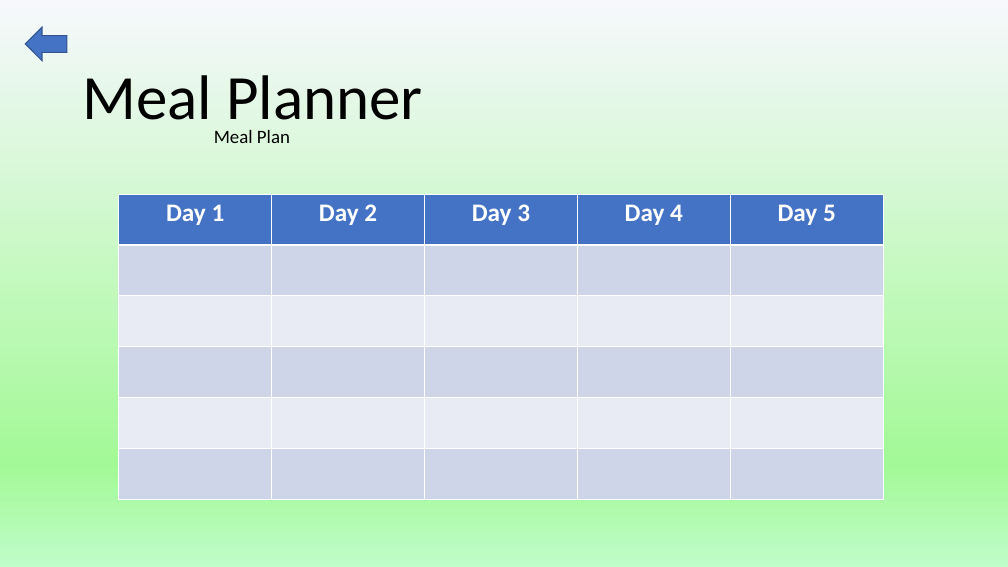
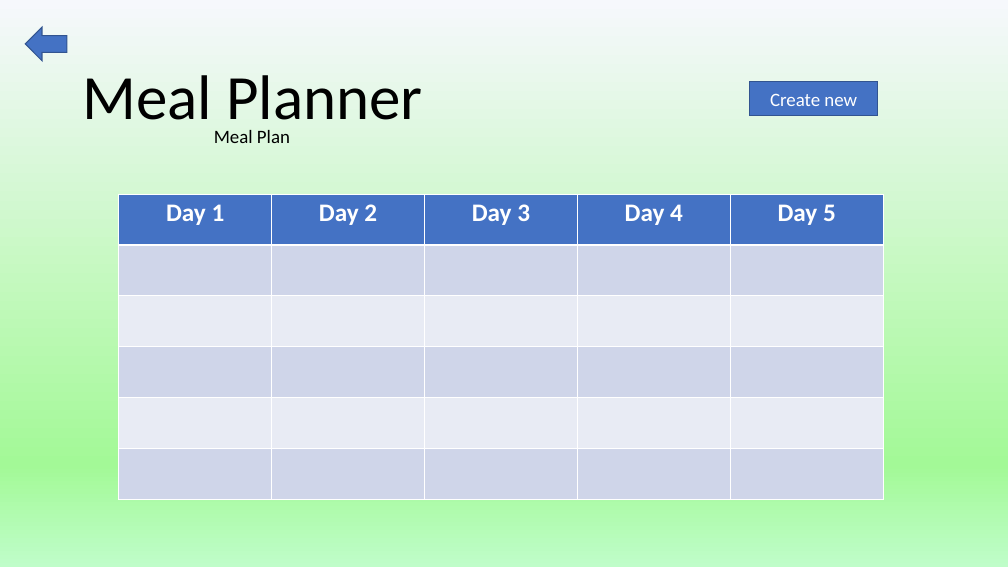
Before and after one commit to maciejmalec/mealplanner, a slide deck: slide 3 of Docs/UserInterfaceDemo.pptx. Drawn at 1008x567 pixels with LibreOffice and Linux fonts; fonts in the diff are those of the drawing. Boxes give left, top, right and bottom in pixels: in the first picture for what was removed or moved away, otherwise in the second. Text is boxed around its words. In the diff, an @@ line names an element or a change of style, - is before the commit and + after.

```diff
--- a/Docs/UserInterfaceDemo.pptx
+++ b/Docs/UserInterfaceDemo.pptx
@@ rectangle added at (x1=750, y1=82, x2=878, y2=115), fill #4472C4, outline #325491 1 pt, 18 pt, text #FFFFFF @@
+Create new
```
Also in this commit, not shown: 1 other slide changed, 13 other files.
